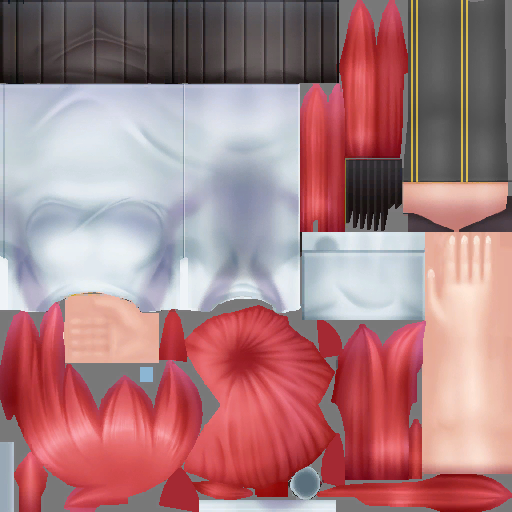
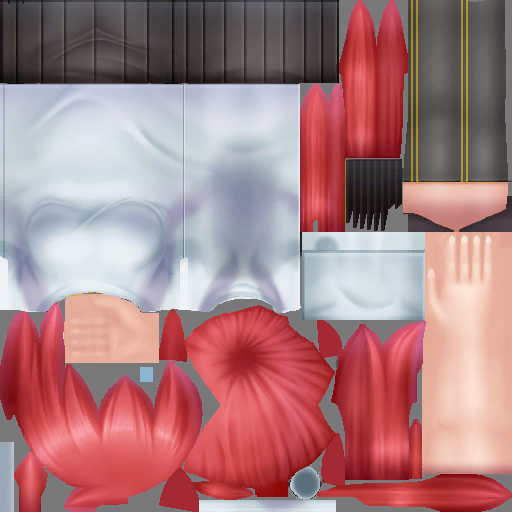
Layer changes from the first 512x512 image to the second:
"CleanShade GrainMerge 23%": opacity 25% → 40% over 402, 0, 508, 182
painted on "lines" over 411, 0, 468, 182
painted on "Mark Front" over 402, 0, 508, 182
